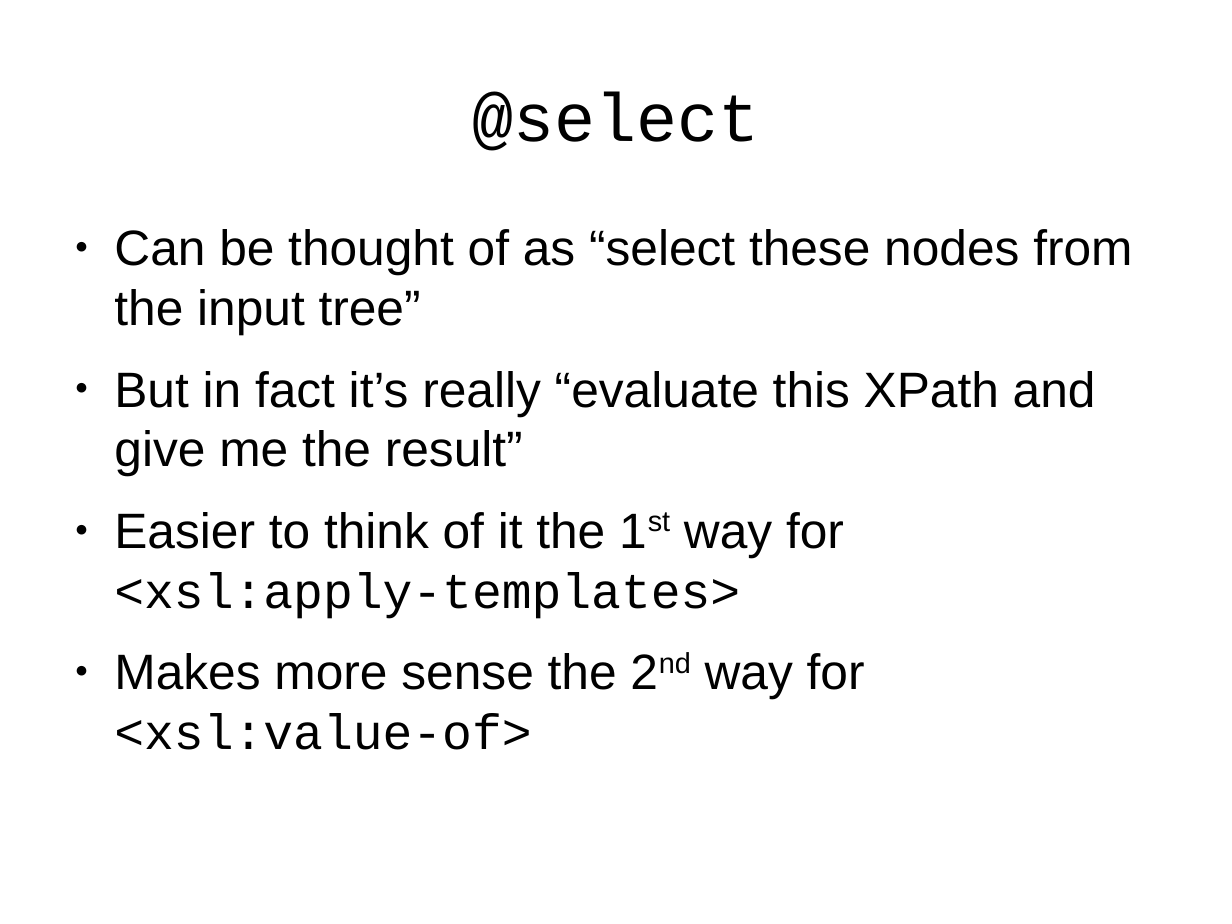
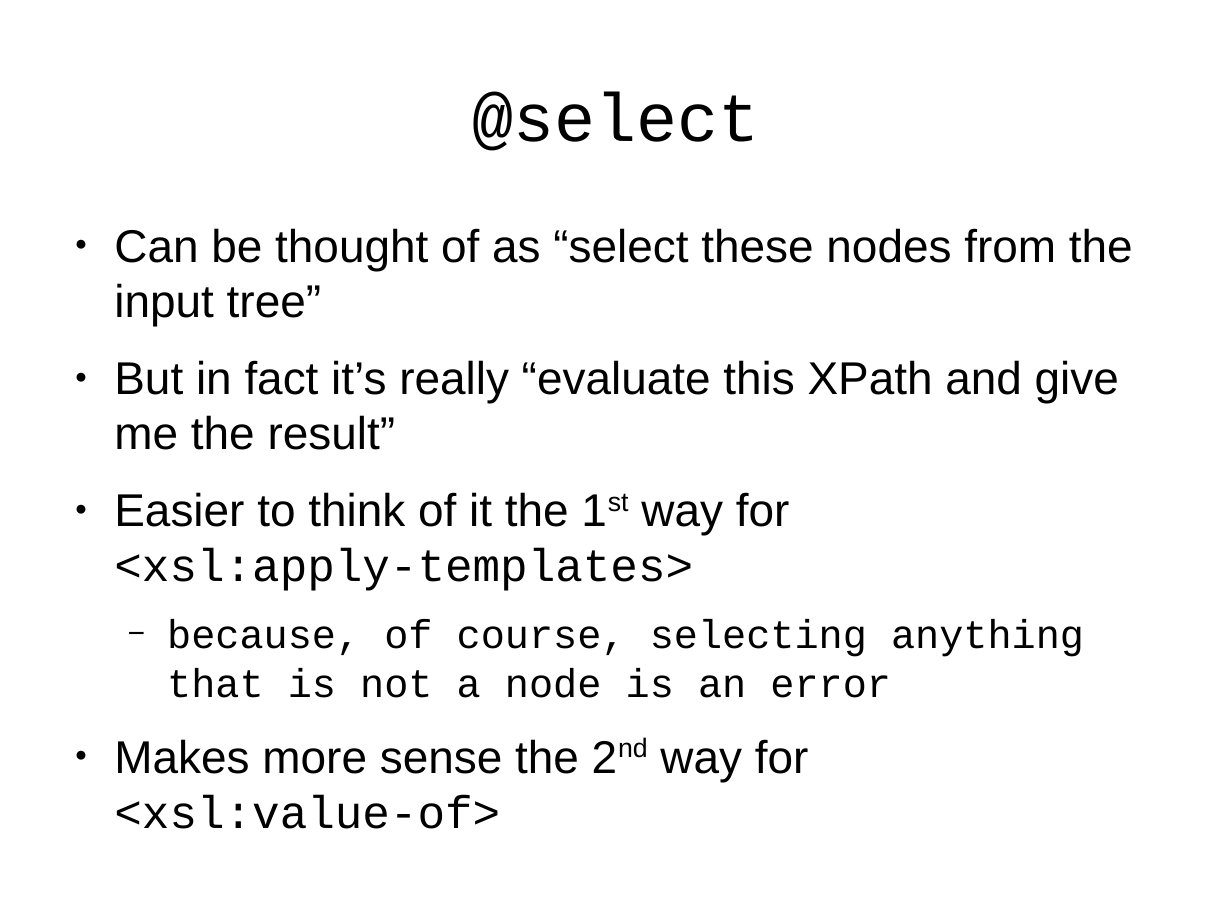
Before and after one commit to martindholmes/XSLT_workshops, a slide deck: slide 11 of intro/presentations/06_processing_model.odp (slide 9 before the commit). Drawn at 1232x924 pixels with LibreOffice and Linux fonts; fonts in the diff are those of the drawing. Boxes give left, top, right and bottom in pixels: in the first picture for what was removed or moved away, otherwise in the second. Text is boxed around its words. In the diff, an @@ line names an element or a change of style, - is before the commit and + after.

```diff
--- a/intro/presentations/06_processing_model.odp
+++ b/intro/presentations/06_processing_model.odp
@@ text at (114, 228, 1133, 829): size 32 to 29.6 pt in "Can be thought of as “select these ...", "But in fact it’s really “evaluate this ...", "Easier to think of it the 1st ...", "Makes more sense the 2nd way for ..." @@
@@ text at (167, 619, 1084, 698): paragraph added @@
+  − because, of course, selecting anything that is not a node is an error
```
Also in this commit, not shown: 6 other slides changed, 3 slides added, 2 other files.
